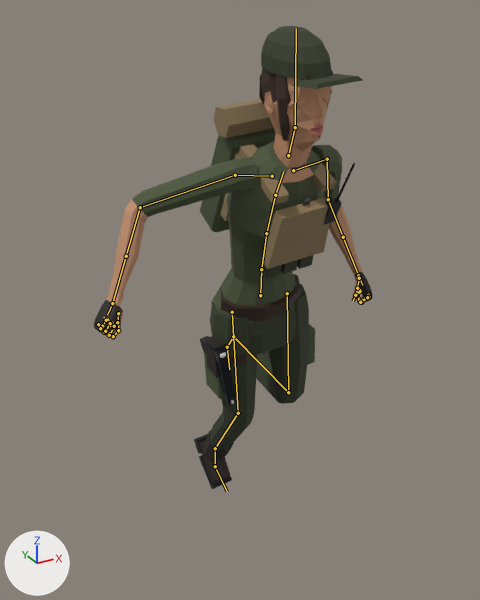
Two versions of the glTF model output/survivors/unarmed/jake_female_unarmed.glb, one commit apart.
Rendered twice from a 50 mm lens placed at (-0.926, -1.561, 1.684), pointed at (-0.042, 0.046, 0.88). Arrows for +X, +Y and +Z are at lower left; the lights stay in place. The picture after the commit comes second. Both versions are drawn at frame 6 of the action 'Melee_Run_Cycle'; the numbers are the values there. The bones that change, and the others that lie on the model, are drawn over the model as lines.

The first picture shows 'Jake_Female_Backpack', 'Jake_Female_Body', 'Jake_Female_Holster_Pistol'.
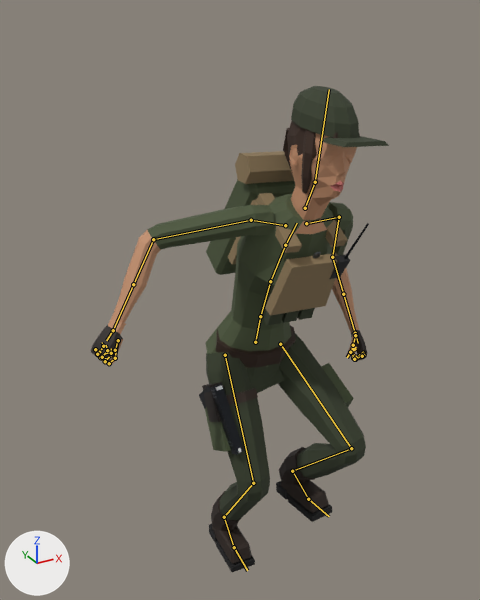
Changed parts and their boxes [x1, y1, x2, y2] in the pictures (480 x 600 px):
'Jake_Female_Body', posed (7% wider): before [94, 26, 373, 489]; after [91, 86, 389, 572]
'Jake_Female_Backpack', posed (18% wider, 7% shorter): before [200, 99, 276, 232]; after [206, 151, 296, 275]
'Jake_Female_Holster_Pistol', posed (24% wider): before [200, 336, 236, 405]; after [199, 384, 244, 455]
bone 'mixamorig:Hips', root to tip: before (260, 295) to (261, 269); after (255, 342) to (260, 316)
bone 'mixamorig:LeftUpLeg', root to tip: before (287, 293) to (288, 392); after (280, 344) to (351, 448)
bone 'mixamorig:LeftLeg', root to tip: before (288, 392) to (233, 336); after (351, 448) to (292, 471)
bone 'mixamorig:LeftFoot', root to tip: before (233, 336) to (227, 347); after (292, 471) to (308, 499)
bone 'mixamorig:LeftToeBase', root to tip: before (227, 347) to (229, 369); after (308, 499) to (329, 516)
bone 'mixamorig:RightUpLeg', root to tip: before (232, 312) to (238, 413); after (225, 355) to (253, 483)
bone 'mixamorig:RightLeg', root to tip: before (238, 413) to (215, 448); after (253, 483) to (224, 517)
bone 'mixamorig:RightFoot', root to tip: before (215, 448) to (215, 466); after (224, 517) to (234, 547)
bone 'mixamorig:RightToeBase', root to tip: before (215, 466) to (227, 491); after (234, 547) to (247, 570)
bone 'mixamorig:LeftForeArm', root to tip: before (328, 199) to (343, 237); after (332, 257) to (343, 294)

The edits, one by one:
Bone 'mixamorig:Hips' (bone_mixamorig_hips) moves from (0.022, 0.0, -0.033) to (-0.014, -0.137, -0.007).
Bone 'mixamorig:Hips' (bone_mixamorig_hips) turns from (15, 0, 6) to (15, 0, -3) degrees about its own x, y and z.
Bone 'mixamorig:LeftUpLeg' (bone_mixamorig_leftupleg) turns from (10, 0, 0) to (71, -4, 15) degrees about its own x, y and z.
Bone 'mixamorig:LeftLeg' (bone_mixamorig_leftleg) turns from (-89, 0, 0) to (-99, -12, -9) degrees about its own x, y and z.
Bone 'mixamorig:LeftFoot' (bone_mixamorig_leftfoot) turns from (-1, 0, 0) to (48, -3, 4) degrees about its own x, y and z.
Bone 'mixamorig:LeftToeBase' (bone_mixamorig_lefttoebase) turns from (8, 0, 0) to (1, 0, 0) degrees about its own x, y and z.
Bone 'mixamorig:RightUpLeg' (bone_mixamorig_rightupleg) turns from (10, 0, 0) to (44, 0, 1) degrees about its own x, y and z.
Bone 'mixamorig:RightLeg' (bone_mixamorig_rightleg) turns from (-29, 0, 0) to (-62, 2, 5) degrees about its own x, y and z.
Bone 'mixamorig:RightFoot' (bone_mixamorig_rightfoot) turns from (-32, 0, 0) to (33, 3, -4) degrees about its own x, y and z.
Bone 'mixamorig:RightToeBase' (bone_mixamorig_righttoebase) turns from (36, 0, 0) to (1, 0, 0) degrees about its own x, y and z.
Bone 'mixamorig:LeftForeArm' (bone_mixamorig_leftforearm) turns from (0, 0, -84) to (0, 0, -86) degrees about its own x, y and z.
